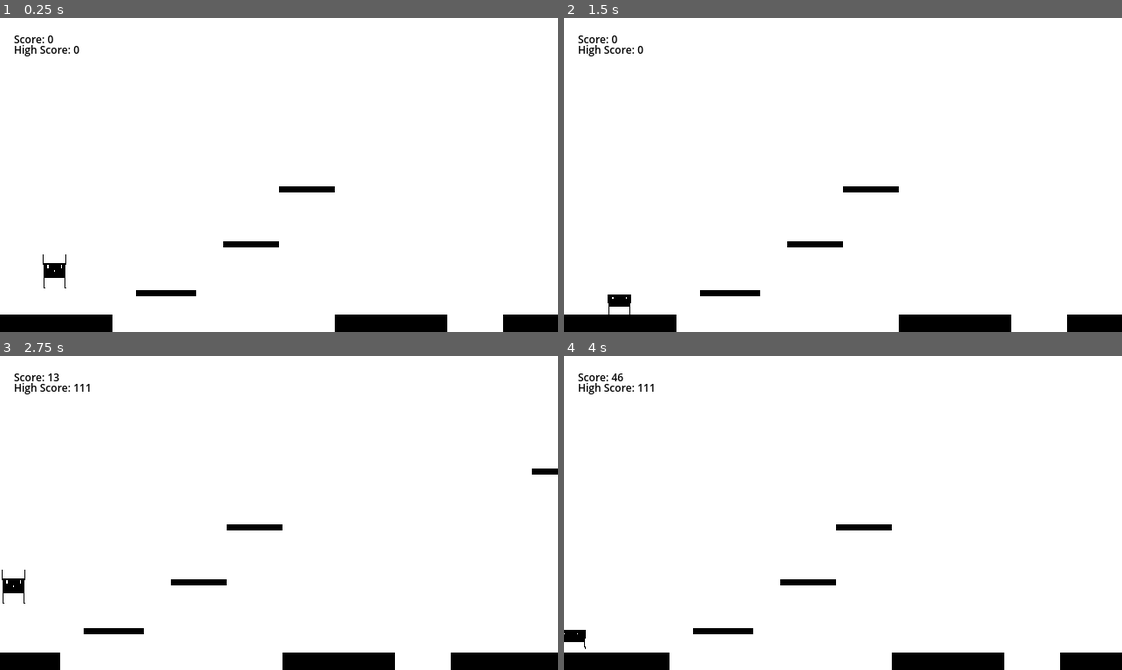
Above: before the commit, frames 1-4 (two rows, left to right).
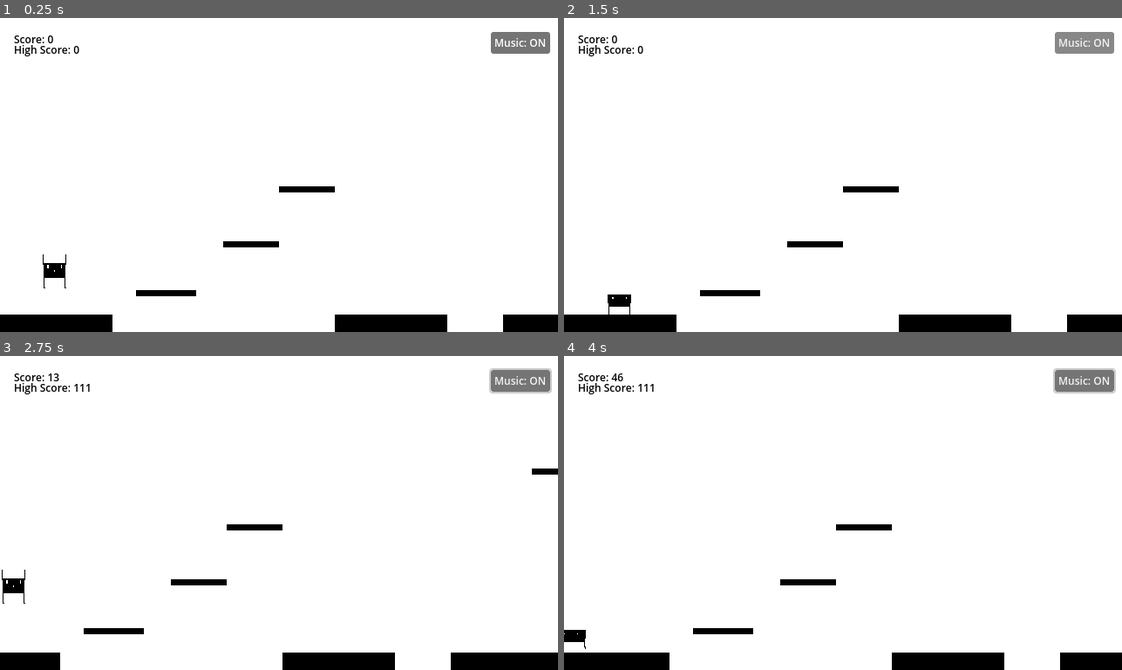
Above: after the commit, the same moments.

Repository: abhinav67898/Nekofai
Game: Godot game, scene res://Levels/level_001.tscn
The game is run twice, just before and just after one commit, with the same random seed, the same clock (stepped at 60 frames per second) and the same inputs.
Inputs (mouse positions are in pixels of both pictures, inside the frame that each line leads up to):
- Up to frame 1 (0.25 s): no input
- Up to frame 2 (1.5 s): click (1082, 43) at 0.5 s, where only the run after the commit has a clickable "Music: ON"; click (1088, 43) at 1.25 s, where only the run after the commit has a clickable "Music: OFF"
- Up to frame 3 (2.75 s): move the mouse to (401, 497) at 2.02 s; hold Right (ui_right) from 2.03 s (still down); tap Alt at 2.1 s; click (401, 497) at 2.17 s; tap Up at 2.27 s
- Up to frame 4 (4 s): move the mouse to (731, 528) at 2.77 s; tap Shift at 2.85 s; tap Up at 3.02 s; move the mouse to (898, 443) at 3.52 s; release Right (ui_right) at 3.53 s; hold Left (ui_left) from 3.53 s (still down); tap Alt at 3.6 s

The runs differ from the first frame. In frame 1, 0.7% of the frame differs, in the area x 87-99%, y 4-12%; in frame 2, 0.7%; in frame 3, 0.9%, in the area x 87-99%, y 3-12%; in frame 4, 0.9%.

Commit message:
Music and Scoreboard

Diff:
--- a/Levels/level_001.tscn
+++ b/Levels/level_001.tscn
@@ -3,6 +3,8 @@
 [ext_resource type="PackedScene" uid="uid://byque4w54oowj" path="res://Player/player.tscn" id="1_fouwm"]
 [ext_resource type="Script" uid="uid://cmjpl7hfrvk15" path="res://Levels/death.gd" id="2_pg1p1"]
 [ext_resource type="Script" uid="uid://uydj402jl0as" path="res://Levels/score.gd" id="3_51s5j"]
+[ext_resource type="Script" uid="uid://bnu0j1f7d4g76" path="res://Levels/music_button.gd" id="4_eigo2"]
+[ext_resource type="AudioStream" uid="uid://cbyf15md8qcbr" path="res://assets/sounds/Other World - (320 Kbps).mp3" id="5_cowud"]
 
 [sub_resource type="RectangleShape2D" id="RectangleShape2D_fouwm"]
 size = Vector2(129, 20)
@@ -258,6 +260,16 @@
 theme_override_colors/font_color = Color(0, 0, 0, 1)
 theme_override_font_sizes/font_size = 12
 
+[node name="musicButton" type="Button" parent="Game UI" unique_id=554637934]
+offset_left = 563.0
+offset_top = 16.0
+offset_right = 631.0
+offset_bottom = 41.0
+theme_override_colors/font_color = Color(1, 1, 1, 1)
+theme_override_font_sizes/font_size = 12
+text = "Music: ON"
+script = ExtResource("4_eigo2")
+
 [node name="EndBarriers" type="StaticBody2D" parent="." unique_id=1758407882]
 
 [node name="Polygon2D" type="Polygon2D" parent="EndBarriers" unique_id=585562825]
@@ -276,3 +288,8 @@
 [node name="CollisionShape2D" type="CollisionShape2D" parent="EndBarriers2" unique_id=159956132]
 position = Vector2(-3, 180)
 shape = SubResource("RectangleShape2D_khnel")
+
+[node name="bgm" type="AudioStreamPlayer" parent="." unique_id=1229167687]
+stream = ExtResource("5_cowud")
+volume_db = -6.0
+autoplay = true
--- /dev/null
+++ b/Levels/music_button.gd
@@ -0,0 +1,18 @@
+extends Button
+
+@onready var musicPlayer: AudioStreamPlayer = get_tree().current_scene.get_node("bgm")
+
+var musicON := true
+
+func _ready() -> void:
+	pressed.connect(_on_button_pressed)
+
+func _on_button_pressed() -> void:
+	musicON = not musicON
+
+	musicPlayer.stream_paused = not musicON
+
+	if musicON:
+		text = "Music: ON"
+	else:
+		text = "Music: OFF"
Not shown, added: Levels/music_button.gd.uid
Not shown, added: assets/sounds/DJ FLG DILITACAO HIPNOTICA 6.0 (SLOWED & REVERB) - (320 Kbps).mp3.import
Not shown, added: assets/sounds/Other World - (320 Kbps).mp3.import
Not shown, added: assets/sounds/DJ FLG DILITACAO HIPNOTICA 6.0 (SLOWED & REVERB) - (320 Kbps).mp3
Not shown, added: assets/sounds/Other World - (320 Kbps).mp3
